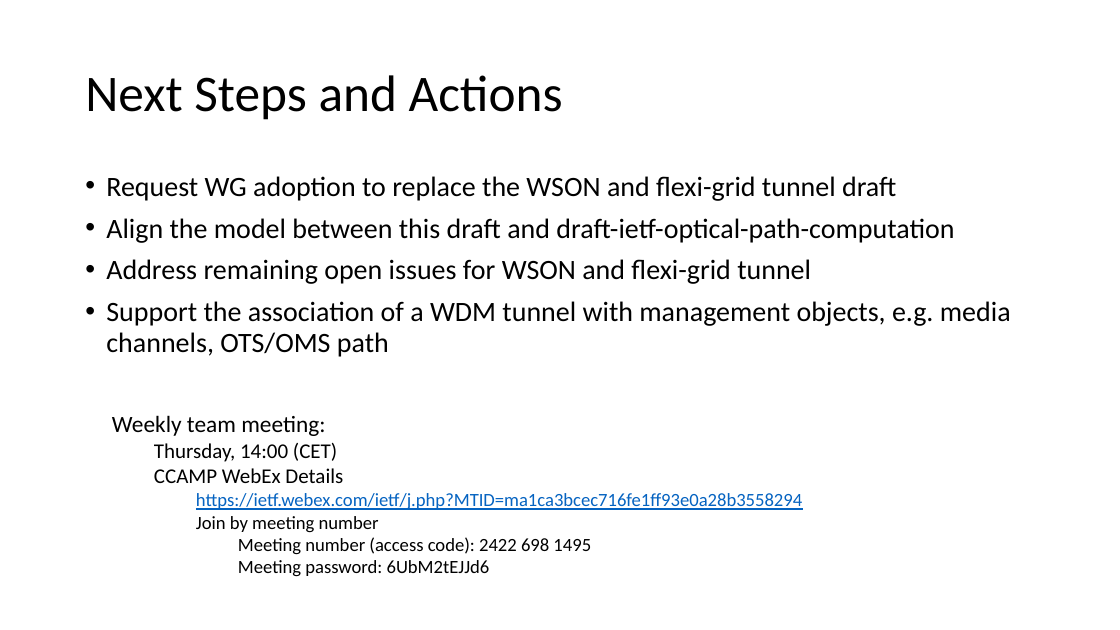
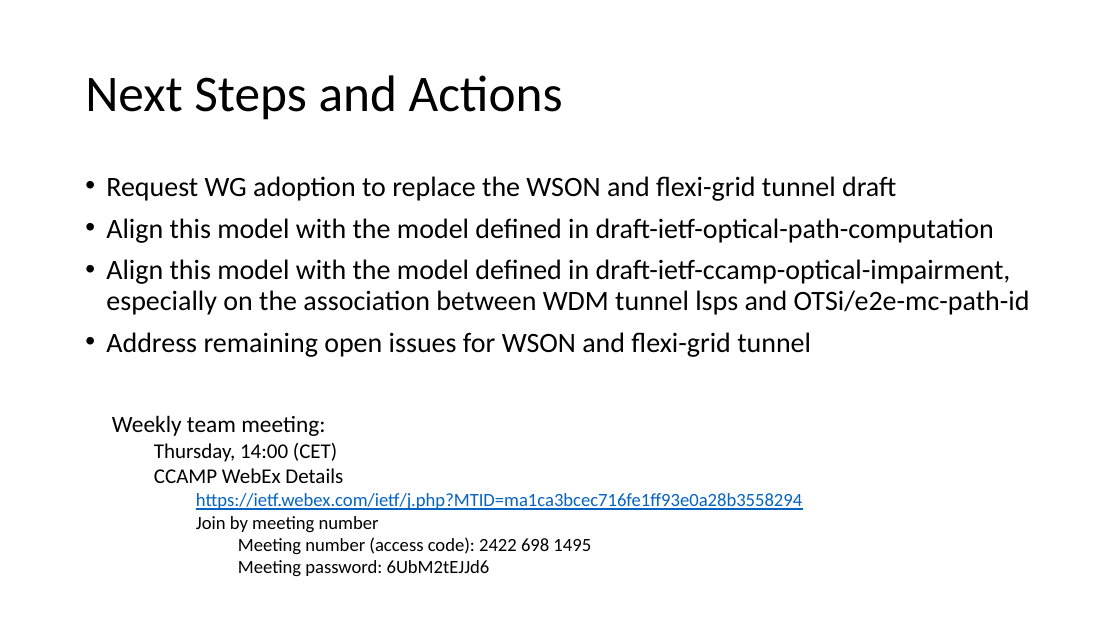
Before and after one commit to aguoietf/merged-ietf-ccamp-wdm-tunnel-yang, a slide deck: slide 8 of meeting-materials/draft-bgk-merged-wdm-tunnel-yang-ietf-118.pptx. Drawn at 1120x630 pixels with LibreOffice and Linux fonts; fonts in the diff are those of the drawing. Boxes give left, top, right and bottom in pixels: in the first picture for what was removed or moved away, otherwise in the second. Text is boxed around its words. In the diff, an @@ line names an element or a change of style, - is before the commit and + after.

```diff
--- a/meeting-materials/draft-bgk-merged-wdm-tunnel-yang-ietf-118.pptx
+++ b/meeting-materials/draft-bgk-merged-wdm-tunnel-yang-ietf-118.pptx
@@ text at (x1=106, y1=218, x2=1030, y2=315): text changed @@
-• Align the model between this draft and draft-ietf-optical-path-computation
+• Align this model with the model defined in draft-ietf-optical-path-computation
+• Align this model with the model defined in draft-ietf-ccamp-optical-impairment, especially on the association between WDM tunnel lsps and OTSi/e2e-mc-path-id
@@ text at (x1=106, y1=301, x2=1011, y2=357): paragraph removed @@
-• Support the association of a WDM tunnel with management objects, e.g. media channels, OTS/OMS path
```
Also in this commit, not shown: 4 other slides changed, 2 slides removed.
